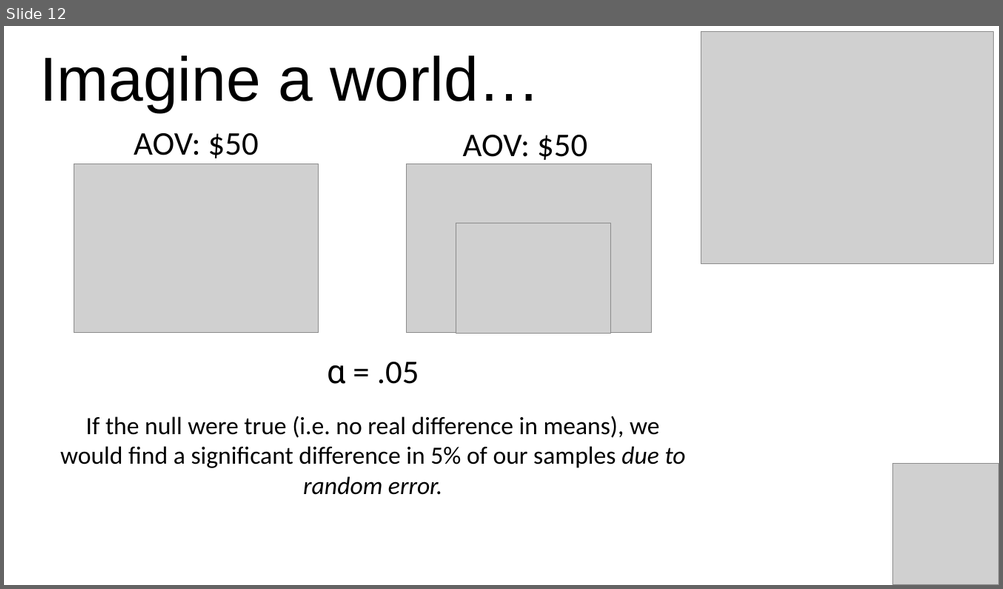
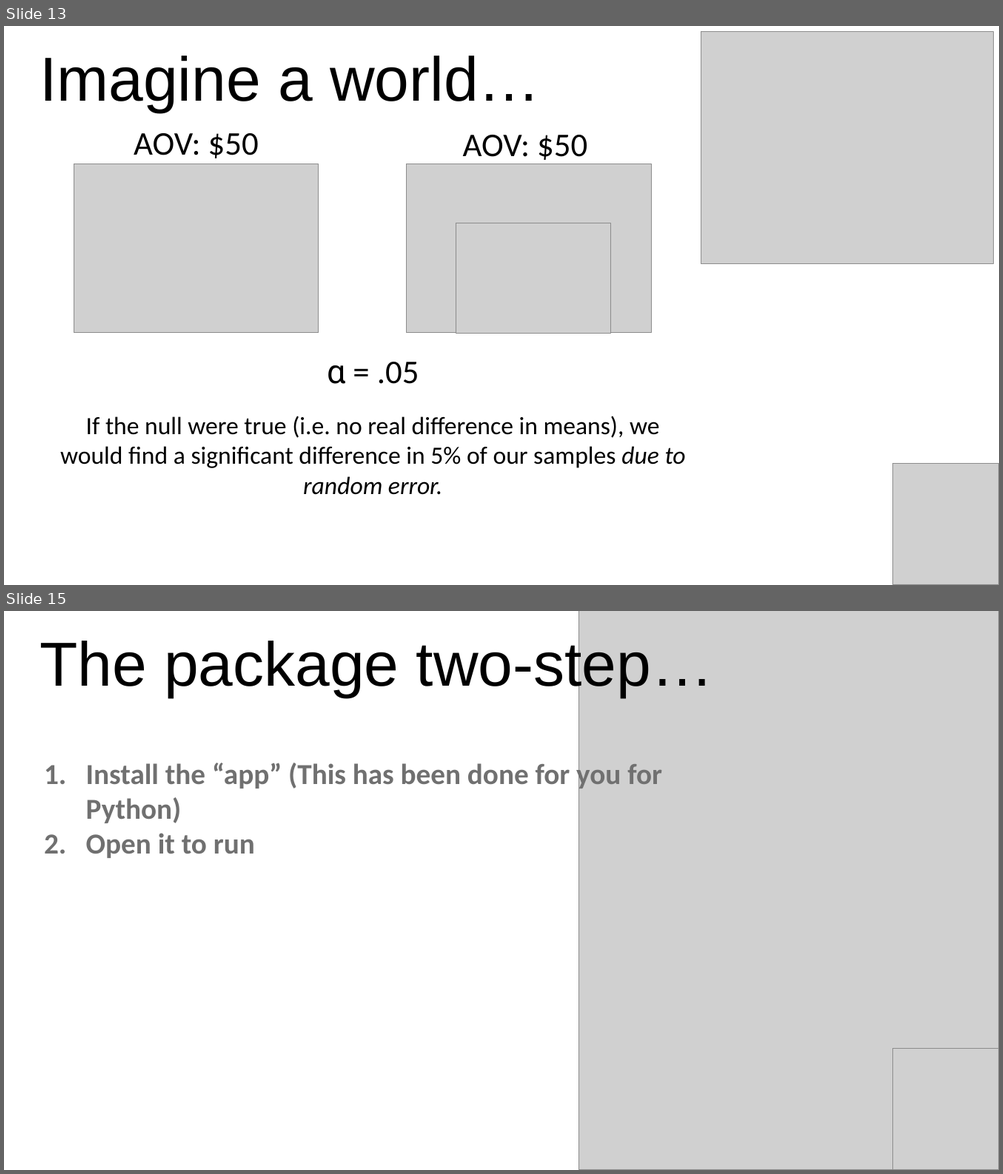
Before and after one commit to stringfestdata/aina-marketing-foundations, a slide deck: aina-marketing-foundations.pptx. Shown one above the other, each under a label of ours: slide 12 before the commit, slides 13 and 15 after it; the slides between them are not shown. The pictures are 1003x589 and 1003x1174 pixels, drawn with LibreOffice and Linux fonts; fonts in the diff are those of the drawing; grey boxes stand for pictures. Boxes give left, top, right and bottom in pixels: in the first picture for what was removed or moved away, otherwise in the second. Text is boxed around its words. In the diff, an @@ line names an element or a change of style, - is before the commit and + after.

```diff
--- a/aina-marketing-foundations.pptx
+++ b/aina-marketing-foundations.pptx
@@ slide 15 added at <box>4,611,999,1170</box>, background #FFFFFF @@
@@ picture added at <box>579,611,999,1170</box> @@
@@ text added at <box>40,636,713,697</box>, 60 pt, text #000000 @@
+The package two-step…
@@ text added at <box>86,760,662,858</box>, 28 pt, text #707070, bold @@
+1. Install the “app” (This has been done for you for Python)
+2. Open it to run
@@ picture added at <box>893,1049,999,1170</box> @@
@@ what was slide 12 is now slide 13 @@
```
Also in this commit, not shown: 3 slides changed, 3 other slides added, 9 other files.
